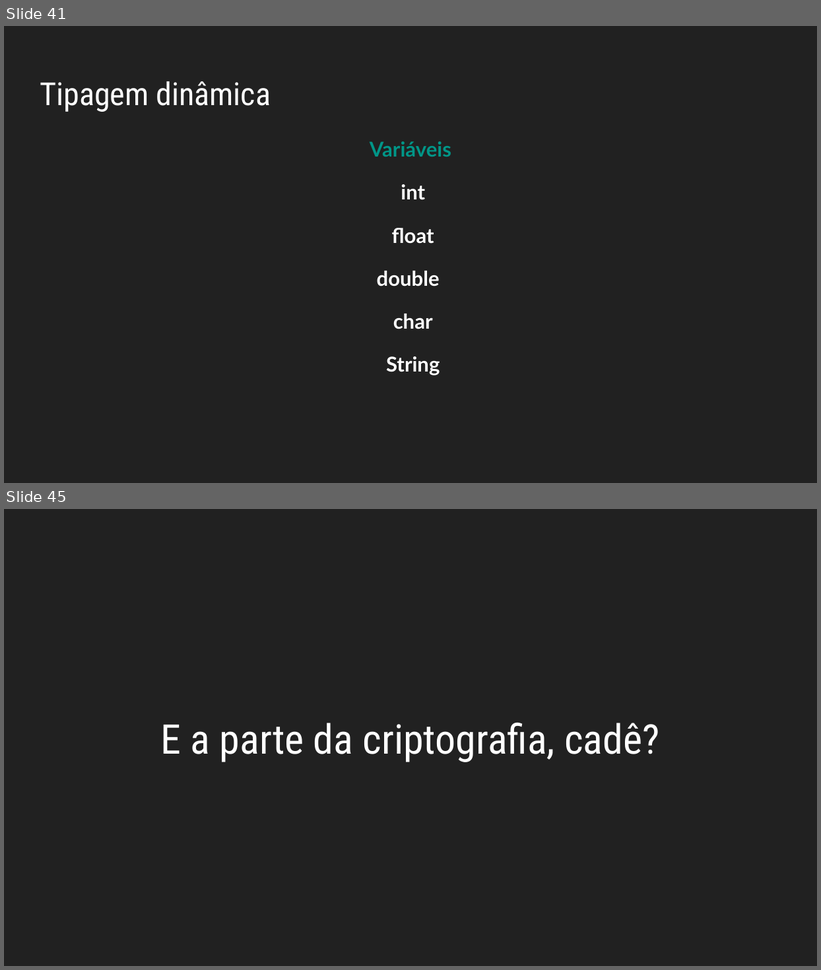
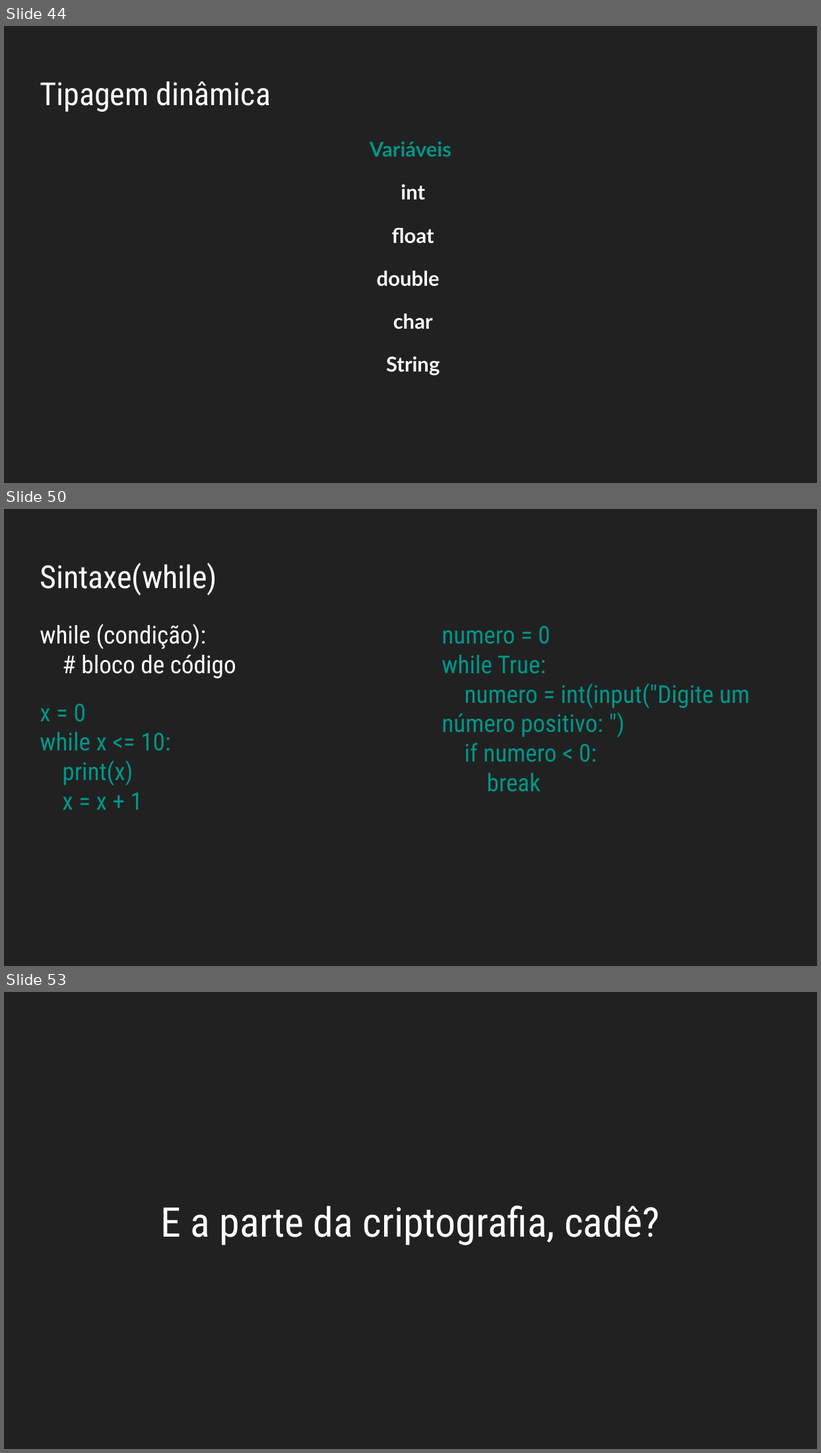
Before and after one commit to allythy/Palestras, a slide deck: Minicurso Do Terminal GNU-Linux ao Python/VI Workshop da Escola de Engenharias e TI.odp. Shown one above the other, each under a label of ours: slides 41 and 45 before the commit, slides 44, 50 and 53 after it; the slides between them are not shown. The pictures are 821x970 and 821x1453 pixels, drawn with LibreOffice and Linux fonts; fonts in the diff are those of the drawing. Boxes give left, top, right and bottom in pixels: in the first picture for what was removed or moved away, otherwise in the second. Text is boxed around its words. In the diff, an @@ line names an element or a change of style, - is before the commit and + after.

```diff
--- a/Minicurso Do Terminal GNU-Linux ao Python/VI Workshop da Escola de Engenharias e TI.odp
+++ b/Minicurso Do Terminal GNU-Linux ao Python/VI Workshop da Escola de Engenharias e TI.odp
@@ slide 50 added at (4, 509, 817, 966), background #212121 @@
@@ title added at (40, 562, 217, 595), 31 pt, text #FFFFFF @@
+Sintaxe(while)
@@ text added at (40, 624, 236, 810), 24 pt, text #FFFFFF @@
+while (condição):
+# bloco de código
+x = 0
+while x <= 10:
+print(x)
+x = x + 1
@@ text added at (442, 626, 750, 791), 24 pt, text #009688 @@
+numero = 0
+while True:
+numero = int(input("Digite um número positivo: ")
+if numero < 0:
+break
@@ what was slide 41 is now slide 44 @@
@@ what was slide 45 is now slide 53 @@
```
Also in this commit, not shown: 3 slides changed, 10 other slides added, 2 slides removed, 2 other files.
